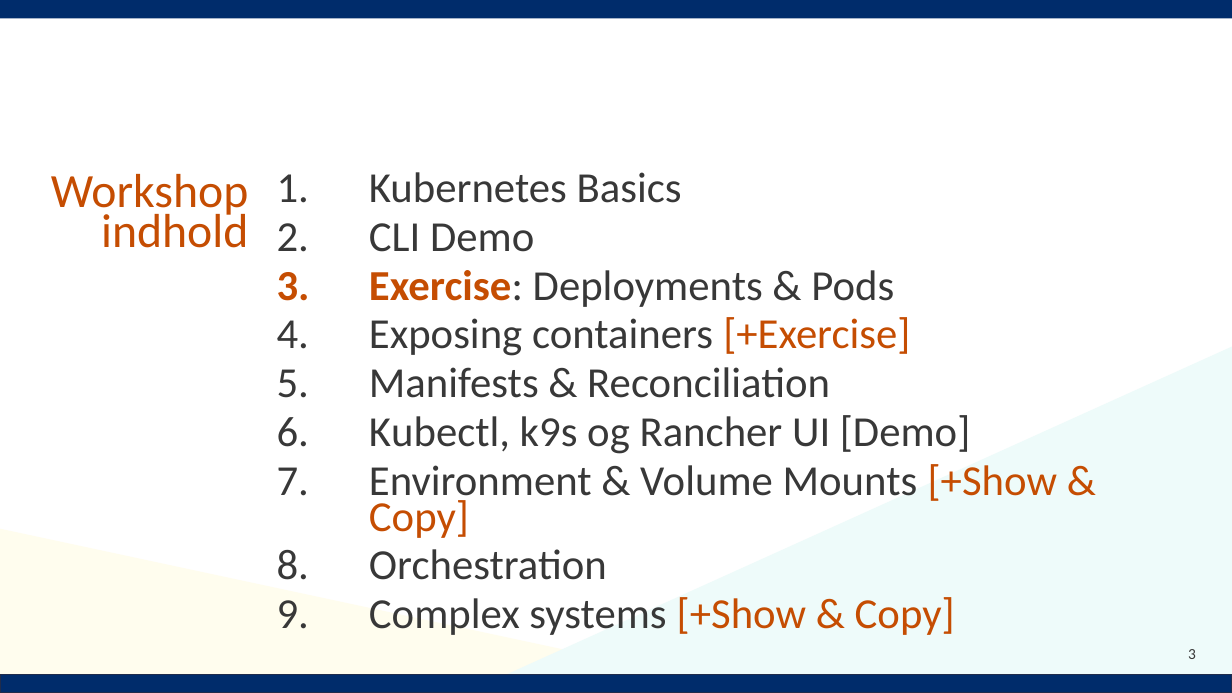
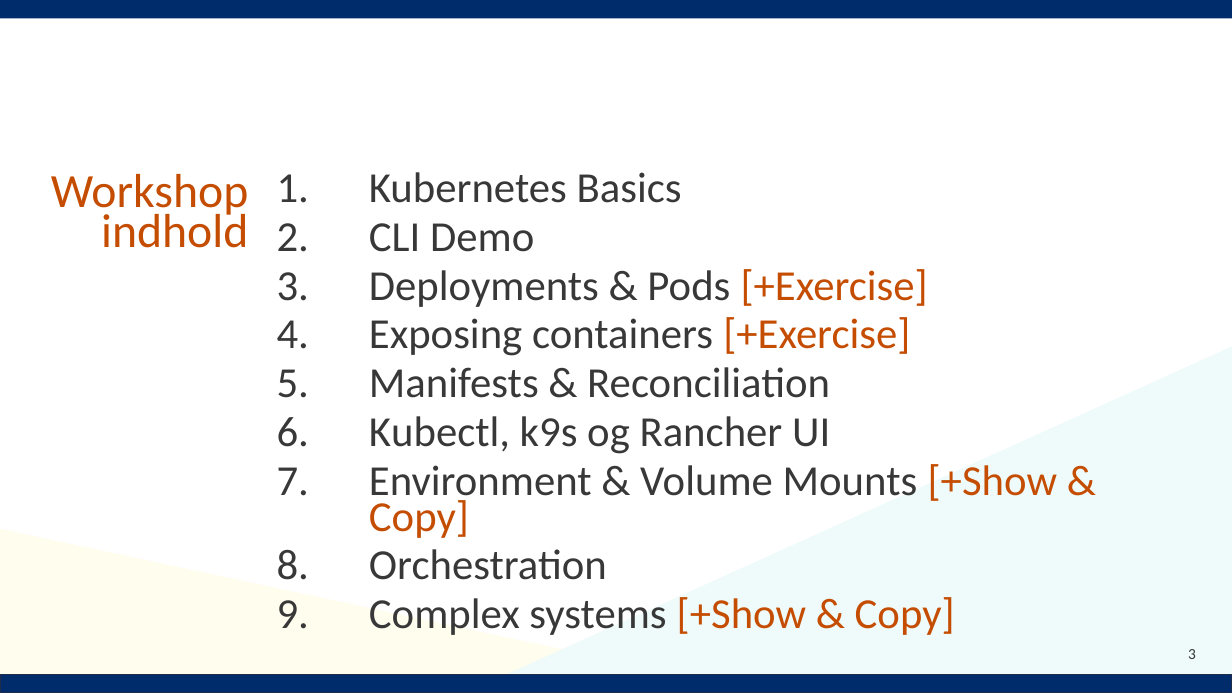
Before and after one commit to Notalib/workshop-kubernetes, a slide deck: slide 3 of Kubernetes_workshop.pptx. Drawn at 1232x693 pixels with LibreOffice and Linux fonts; fonts in the diff are those of the drawing; background and template pictures are left out. Boxes give left, top, right and bottom in pixels: in the first picture for what was removed or moved away, otherwise in the second. Text is boxed around its words. In the diff, an @@ line names an element or a change of style, - is before the commit and + after.

```diff
--- a/Kubernetes_workshop.pptx
+++ b/Kubernetes_workshop.pptx
@@ text at bbox=[369, 269, 928, 307]: text changed @@
-3. Exercise: Deployments & Pods
+3. Deployments & Pods [+Exercise]
@@ text at bbox=[369, 416, 830, 454]: text changed @@
-6. Kubectl, k9s og Rancher UI [Demo]
+6. Kubectl, k9s og Rancher UI
```
Also in this commit, not shown: 11 other slides changed, 1 slide added.
